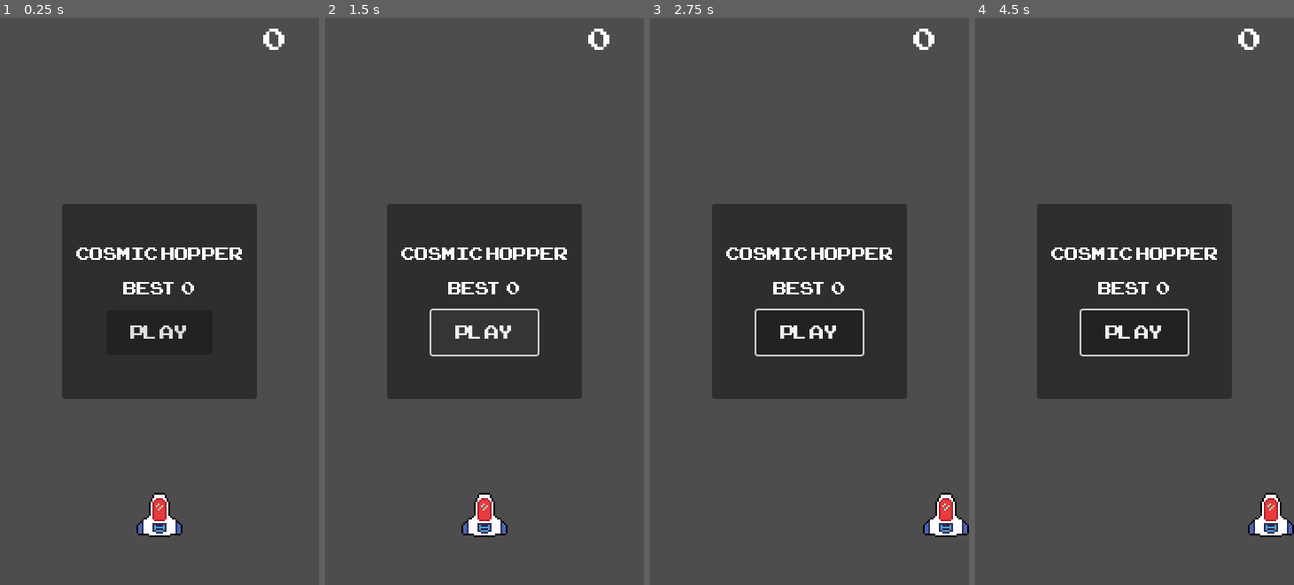
Above: before the commit, frames 1-4 (left to right).
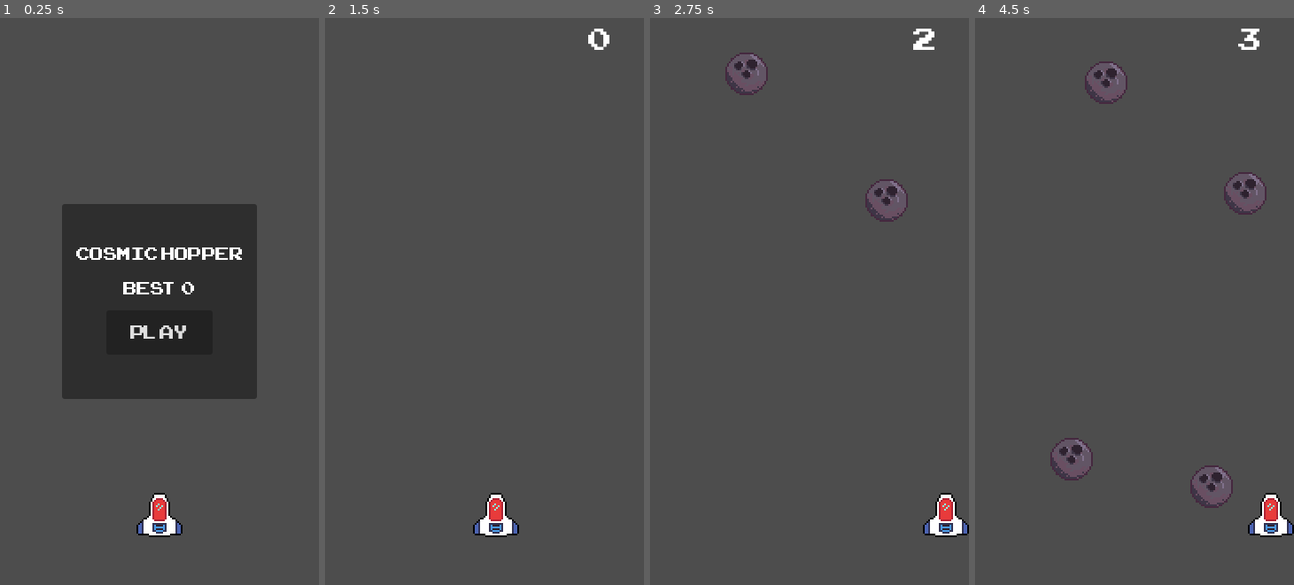
Above: after the commit, the same moments.

Repository: Araujo-Peter/Cosmic-Hopper
Game: Godot game, scene res://scenes/main.tscn
Same seed, same stepped clock (60 frames per second), same inputs: the game is played once before the commit and once after it.
Inputs (mouse positions are in pixels of both pictures, inside the frame that each line leads up to):
- Up to frame 1 (0.25 s): no input
- Up to frame 2 (1.5 s): click "Play" at 0.5 s; click (484, 329) at 1.25 s, where only the run before the commit has a clickable "Play"
- Up to frame 3 (2.75 s): move the mouse to (879, 273) at 2.02 s; hold Right (move_right) from 2.03 s (still down); click (879, 273) at 2.17 s
- Up to frame 4 (4.5 s): move the mouse to (1070, 329) at 2.77 s; release Right (move_right) at 2.78 s; hold Left (move_left) 2.78-3.53 s; move the mouse to (1166, 176) at 3.52 s; hold Right (move_right) from 3.53 s (still down); move the mouse to (1118, 414) at 4.27 s; click (1118, 414) at 4.42 s

The runs differ from the first frame. In frame 1, 0.1% of the frame differs, in the area x 82-90%, y 1-6%; in frame 2, 19%; in frame 3, 22%; in frame 4, 23%, in the area x 19-92%, y 1-87%.
Error before the commit: Invalid access to property or key 'pressed' on a base object of type 'null instance'. (res://scenes/main.gd:32)

Commit message:
Minor fix

Diff:
--- a/scenes/main.gd
+++ b/scenes/main.gd
@@ -6,13 +6,13 @@
 @onready var main_menu: Control = $UI/MainMenu
 @onready var game_over: Control = $UI/GameOver
 
-@onready var title_label: Label = $UI/MainMenu/Panel/VboxContainer/TitleLabel
-@onready var best_score_menu_label: Label = $UI/MainMenu/Panel/VBoxContainer/BestScoreLabel
-@onready var play_button: Button = $UI/MainMenu/Panel/VBoxContainer/PlayButton
+@onready var title_label: Label = $UI/MainMenu/Panel/MarginContainer/VboxContainer/TitleLabel
+@onready var best_score_menu_label: Label = $UI/MainMenu/Panel/MarginContainer/VBoxContainer/BestScoreLabel
+@onready var play_button: Button = $UI/MainMenu/Panel/MarginContainer/VBoxContainer/PlayButton
 
-@onready var final_score_label: Label = $UI/GameOver/Panel/VBoxContainer/FinalScoreLabel
-@onready var best_score_over_label: Label = $UI/GameOver/Panel/VBoxContainer/BestScoreLabel
-@onready var retry_button: Button = $UI/GameOver/Panel/VBoxContainer/RetryButton
+@onready var final_score_label: Label = $UI/GameOver/Panel/MarginContainer/VBoxContainer/FinalScoreLabel
+@onready var best_score_over_label: Label = $UI/GameOver/Panel/MarginContainer/VBoxContainer/BestScoreLabel
+@onready var retry_button: Button = $UI/GameOver/Panel/MarginContainer/VBoxContainer/RetryButton
 
 @onready var player: Area2D = $Player
 @onready var spawner: Node = $AsteroidSpawner
Not shown, changed: builds/v0.2/cosmic hopper.zip
Not shown, changed: builds/v0.2/index.html
Not shown, changed: builds/v0.2/index.pck
Not shown, changed: docs/index.html
Not shown, changed: docs/index.pck
